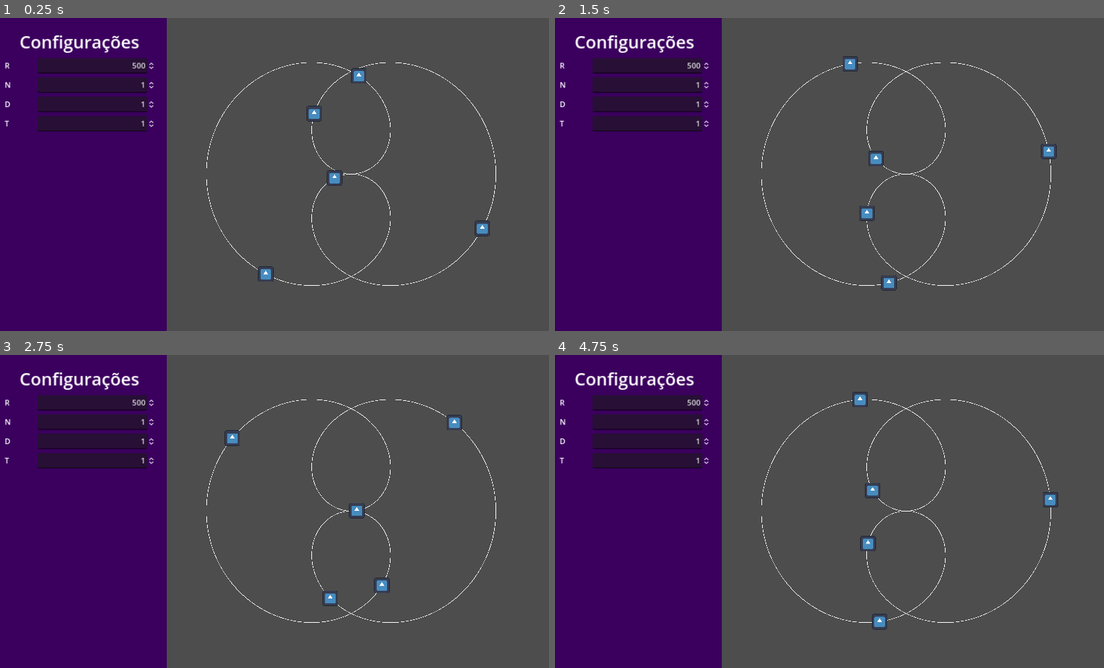
Above: before the commit, frames 1-4 (two rows, left to right).
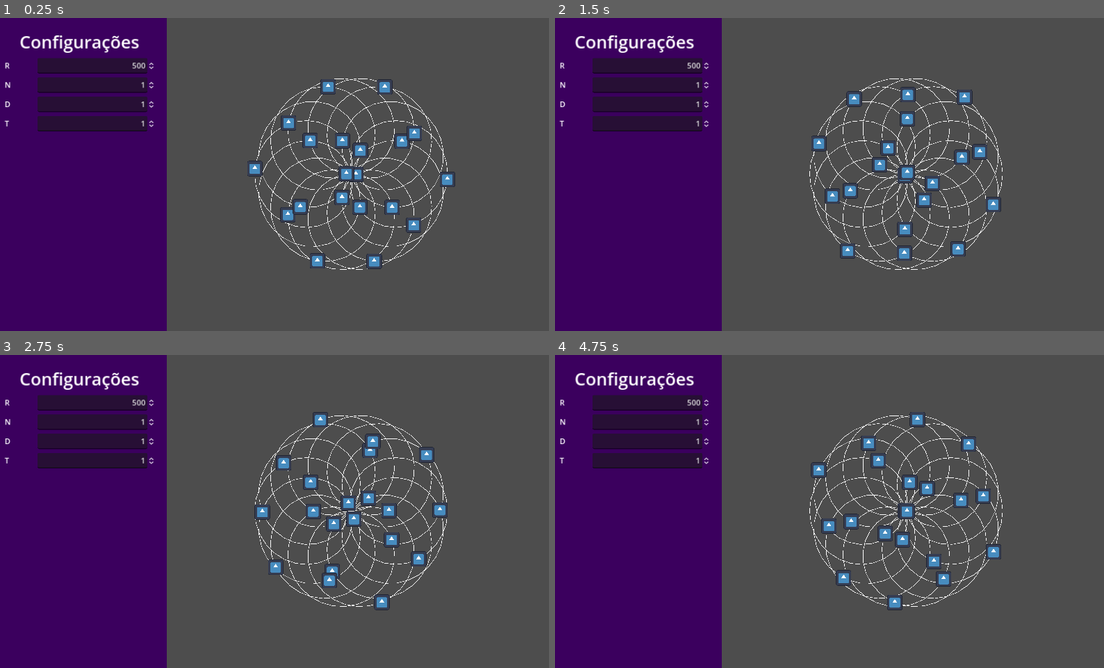
Above: after the commit, the same moments.

Repository: pmatos2000/godot_study
Game: Godot game, scene res://main.tscn
The game is run twice, just before and just after one commit, with the same random seed, the same clock (stepped at 60 frames per second) and the same inputs. The engine's default icon, where the game draws it, is replaced by a stand-in: a white triangle on a blue panel in a dark square.
Inputs:
- Up to frame 1 (0.25 s): no input
- Up to frame 2 (1.5 s): no input
- Up to frame 3 (2.75 s): no input
- Up to frame 4 (4.75 s): no input

The runs differ from the first frame. In frame 1, 3.3% of the frame differs, in the area x 37-91%, y 14-86%; in frame 2, 3.2%; in frame 3, 3.2%; in frame 4, 3.3%, in the area x 37-92%, y 11-88%.

Commit message:
ignorando divisião inteira

Diff:
--- a/rose-curve/main.gd
+++ b/rose-curve/main.gd
@@ -39,7 +39,9 @@
 
 func criar_filhos() -> void:
 	var _mdc: int = mdc(n, d)
+	@warning_ignore("integer_division")
 	n = n / _mdc
+	@warning_ignore("integer_division")
 	d = d / _mdc
 	k =  float(n) / d
 	tempo_maximo = n * d / multiplicador_velocidade
@@ -78,7 +80,6 @@
 		var tempo: float =  i * tempo_maximo / quantidade
 		node.set_meta(NOME_META_TEMPO, tempo)
 		node.position = obter_posicao(tempo)
-		print("tempo {0}  pos {1}".format([tempo, str(node.position)]))
 		node.add_to_group(NOME_GRUPO_ELEMENTO)
 		add_child(node)
 
--- a/rose-curve/main.tscn
+++ b/rose-curve/main.tscn
@@ -8,12 +8,11 @@
 [node name="Node2D" type="Node2D" parent="."]
 position = Vector2(742, 323)
 script = ExtResource("1_ubtba")
-r = 300.0
-n = 3
-d = 6
+n = 7
+d = 8
 multiplicador_velocidade = null
 cena_elemento = ExtResource("2_f6xh1")
-quantidade = 5
+quantidade = 20
 quantiade_segmento = 400
 
 [node name="UI" type="Control" parent="."]
